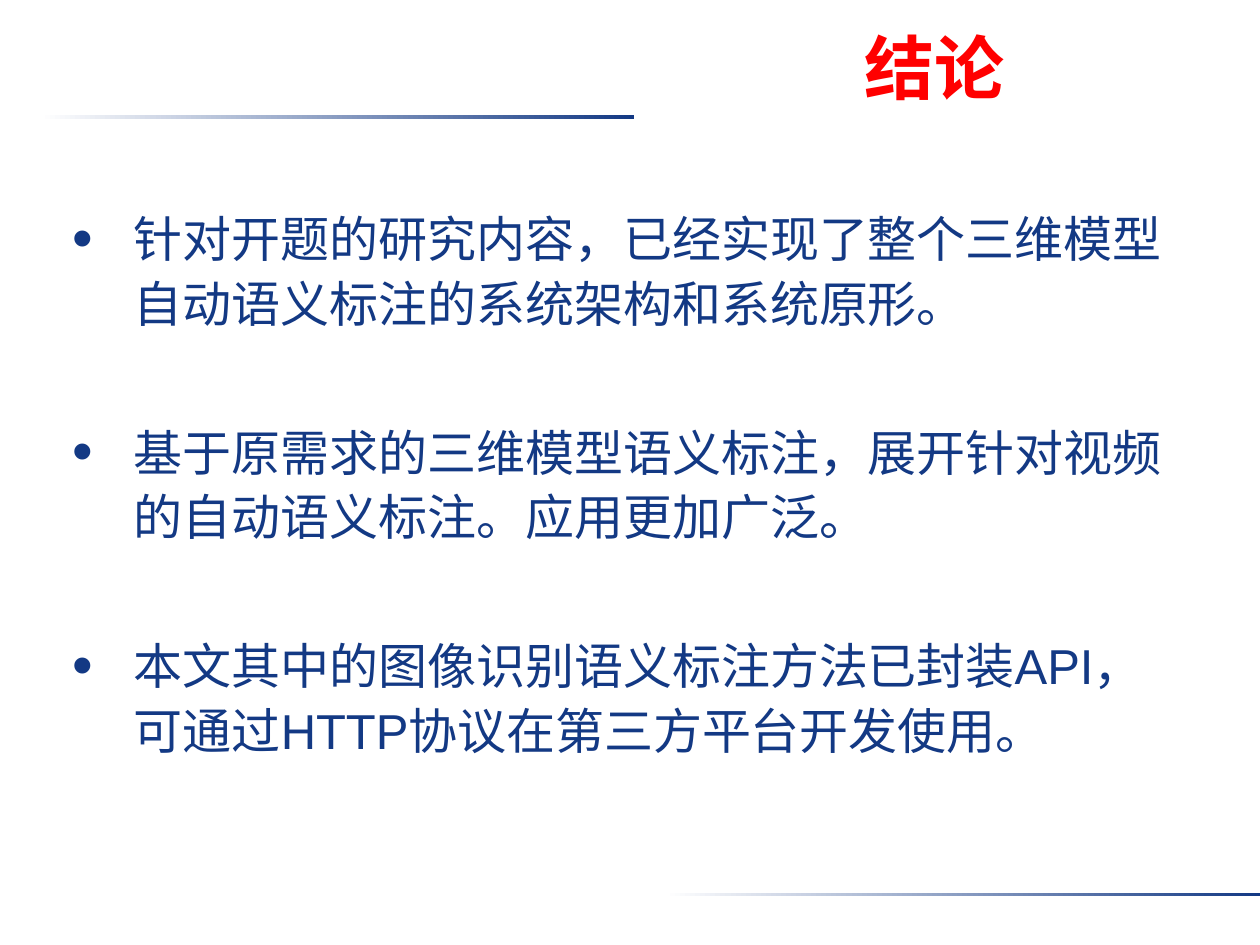
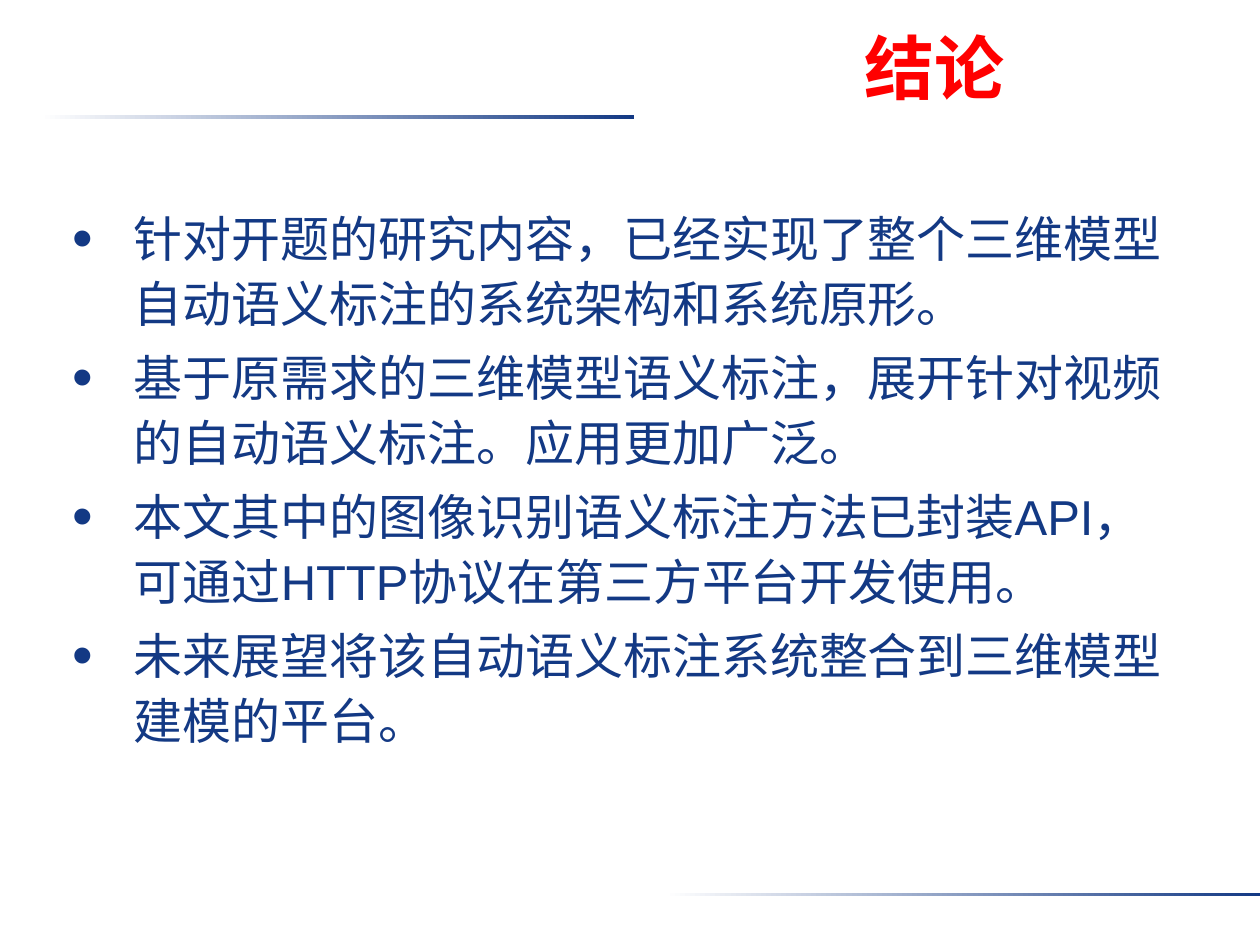
Before and after one commit to donhatquang/semantic, a slide deck: slide 15 of doc/大论文/中期答辩.pptx (slide 14 before the commit). Drawn at 1260x945 pixels with LibreOffice and Linux fonts; fonts in the diff are those of the drawing; background and template pictures are left out. Boxes give left, top, right and bottom in pixels: in the first picture for what was removed or moved away, otherwise in the second. Text is boxed around its words. In the diff, an @@ line names an element or a change of style, - is before the commit and + after.

```diff
--- a/doc/大论文/中期答辩.pptx
+++ b/doc/大论文/中期答辩.pptx
@@ text at [134,632,1162,743]: paragraph added @@
+• 未来展望将该自动语义标注系统整合到三维模型建模的平台。
```
Also in this commit, not shown: 9 other slides changed, 1 slide added, 1 other file.
